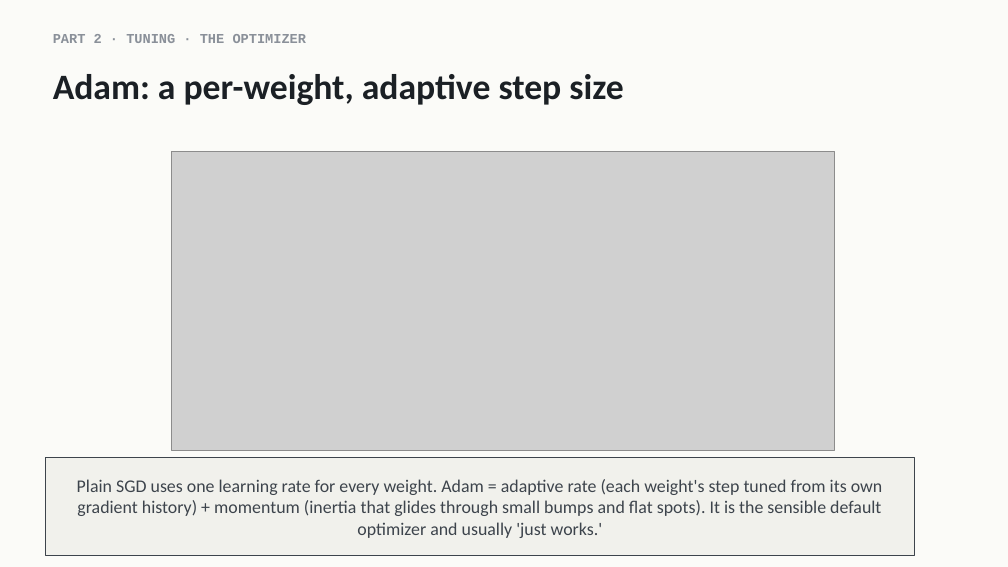
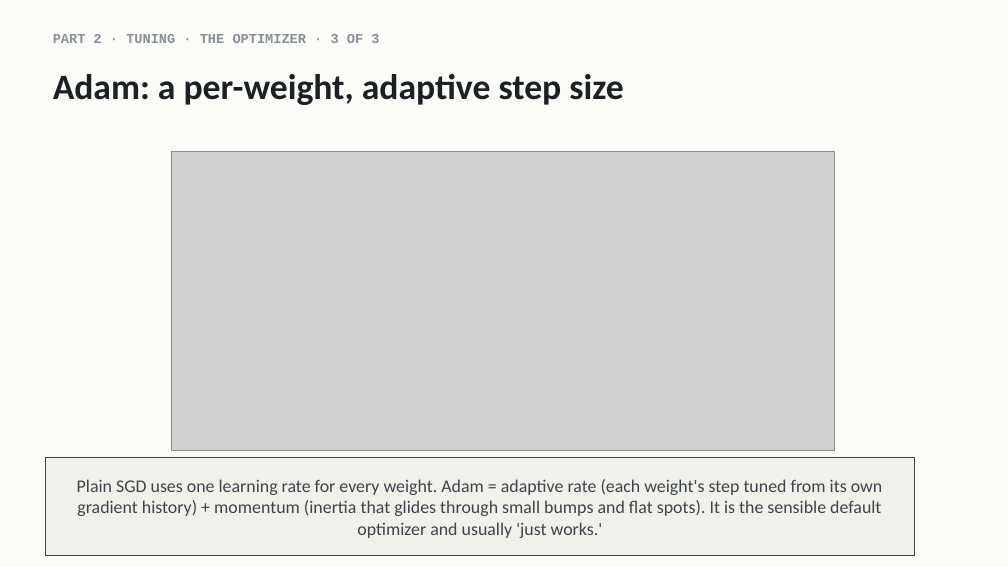
Before and after one commit to indigobio/msacl_dl_course, a slide deck: slide 16 of slides/pptx/lecture04_training_practice.pptx. Drawn at 1008x567 pixels with LibreOffice and Linux fonts; fonts in the diff are those of the drawing; grey boxes stand for pictures. Boxes give left, top, right and bottom in pixels: in the first picture for what was removed or moved away, otherwise in the second. Text is boxed around its words. In the diff, an @@ line names an element or a change of style, - is before the commit and + after.

```diff
--- a/slides/pptx/lecture04_training_practice.pptx
+++ b/slides/pptx/lecture04_training_practice.pptx
@@ text at (53,34,379,43): text changed @@
-PART 2 · TUNING · THE OPTIMIZER
+PART 2 · TUNING · THE OPTIMIZER · 3 OF 3
```
Also in this commit, not shown: 4 other slides changed, 5 other files.
